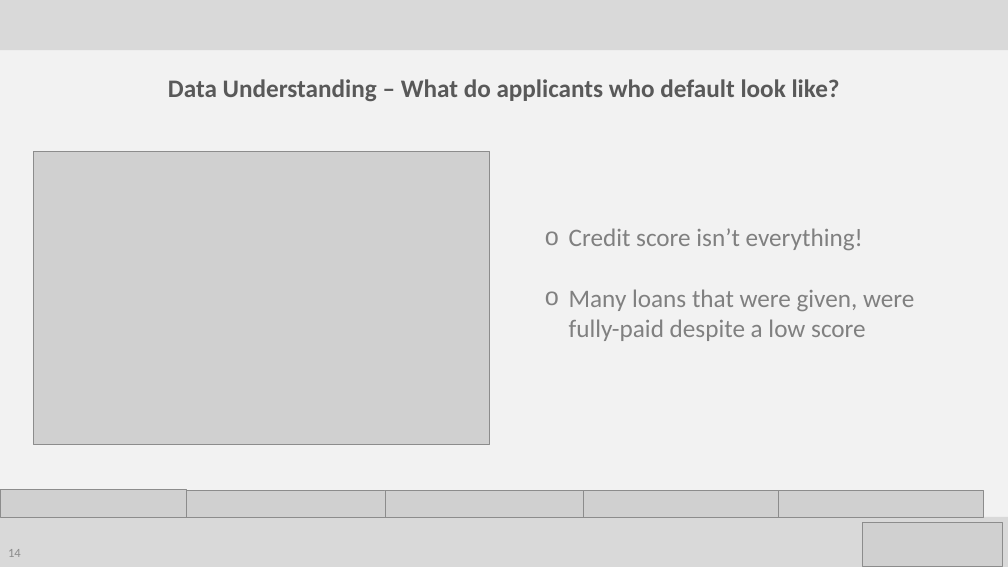
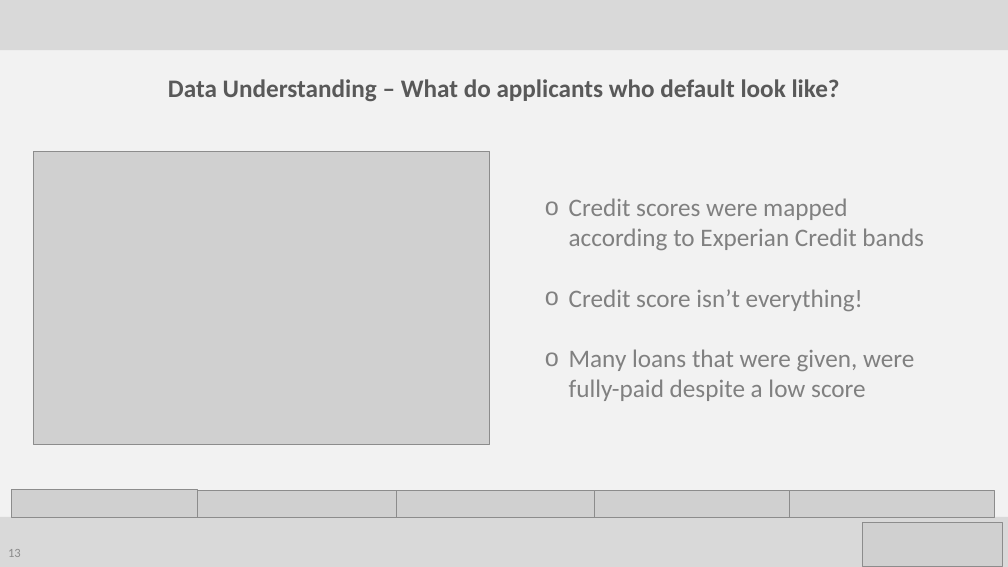
Before and after one commit to ah12068/fca-takehome-test, a slide deck: slide 13 of reports/FCA_presentation.pptx (slide 14 before the commit). Drawn at 1008x567 pixels with LibreOffice and Linux fonts; fonts in the diff are those of the drawing; grey boxes stand for pictures. Boxes give left, top, right and bottom in pixels: in the first picture for what was removed or moved away, otherwise in the second. Text is boxed around its words. In the diff, an @@ line names an element or a change of style, - is before the commit and + after.

```diff
--- a/reports/FCA_presentation.pptx
+++ b/reports/FCA_presentation.pptx
@@ text "Credit scores were mapped according ...": place and size @@
-text "Credit scores were mapped according ..." at (569,228,914,341)
+text "Credit scores were mapped according ..." at (569,198,924,401)
@@ text at (569,198,924,250): paragraph added @@
+o Credit scores were mapped according to Experian Credit bands
@@ 5 pictures: place and size @@
-5 pictures at (0,490,984,518)
+5 pictures at (11,490,994,518)
@@ page number at (8,549,21,557): text changed @@
-14
+13
```
Also in this commit, not shown: 7 other slides changed, 16 slides added, 1 slide removed.
